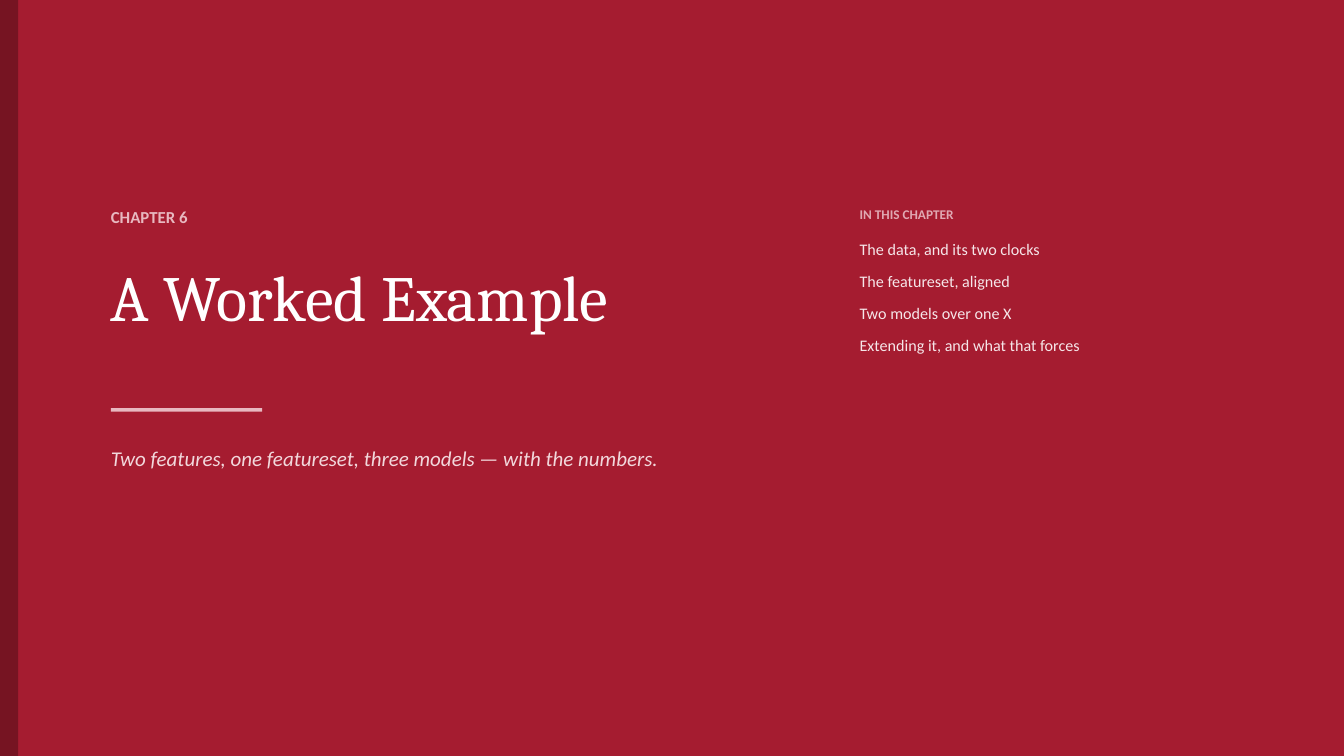
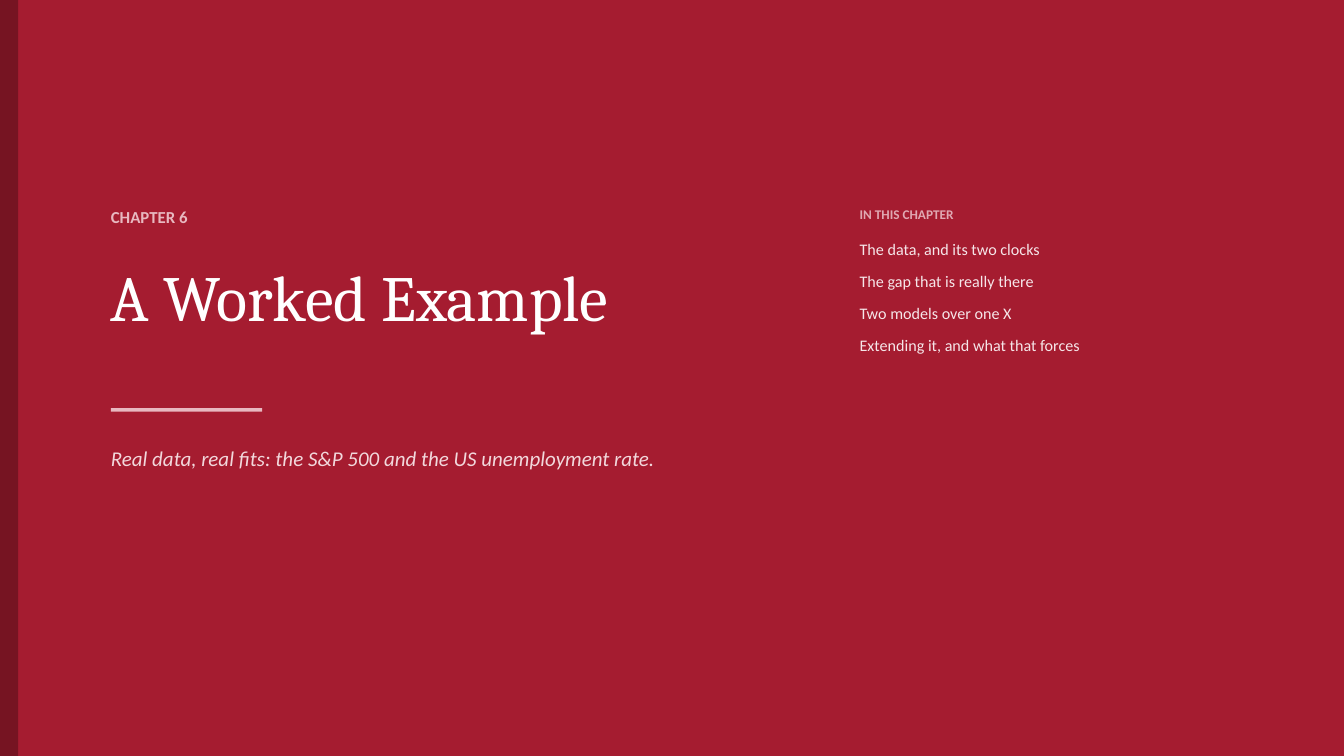
Before and after one commit to ajsinha/maya, a slide deck: slide 27 of docs/MAYA-Model-and-Feature-Engineering.pptx. Drawn at 1344x756 pixels with LibreOffice and Linux fonts; fonts in the diff are those of the drawing. Boxes give left, top, right and bottom in pixels: in the first picture for what was removed or moved away, otherwise in the second. Text is boxed around its words. In the diff, an @@ line names an element or a change of style, - is before the commit and + after.

```diff
--- a/docs/MAYA-Model-and-Feature-Engineering.pptx
+++ b/docs/MAYA-Model-and-Feature-Engineering.pptx
@@ text at box(860, 276, 1033, 290): text changed @@
-The featureset, aligned
+The gap that is really there
@@ text at box(111, 451, 654, 470): text changed @@
-Two features, one featureset, three models — with the numbers.
+Real data, real fits: the S&P 500 and the US unemployment rate.
```
Also in this commit, not shown: 3 other slides changed, 2 slides added, 1 slide removed, 3 other files.
